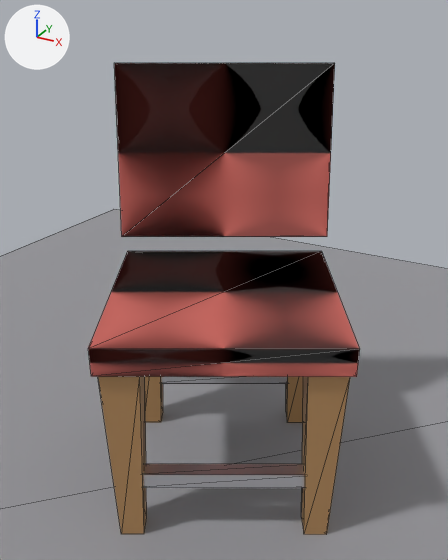
One commit to the glTF model tests/browser/fixtures/m4-variants/chair_normal_texture.glb: the scene before it, then after it.
The view is the same before and after, from a 50 mm camera at (0.601, -1.095, 1.056) aimed at (-0.008, 0.014, 0.502). The lights are fixed; the arrows at upper left show +X, +Y and +Z. The older version comes first. Mesh edges are drawn as thin lines. Where no turn or scale is listed for an object, it has been applied to the vertices. Vertices at exactly the same position are counted once.

The first picture shows 'Back', 'Floor', 'LegBL', 'LegBR', 'LegFL', 'LegFR', 'Rails', 'Seat'.
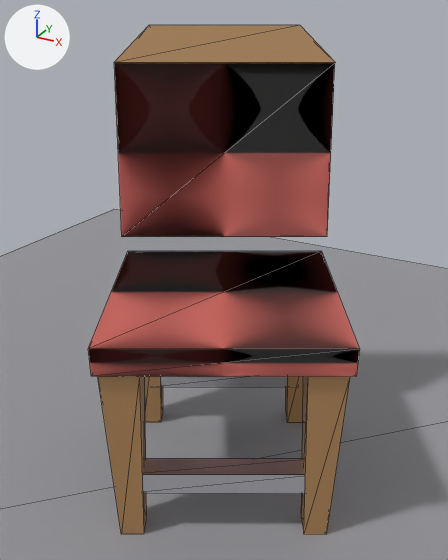
Boxes [x1, y1, x2, y2] around the edits, measured in the pictures (448 x 560 px; the box of a moved part takes in the faces that stretch with it):
'Crest', added (orange): after [114, 25, 335, 63]
'Rails', reshaped: before [143, 377, 305, 488]; after [143, 377, 305, 494]
part 1 of me_rails, moved or reshaped: before [143, 464, 305, 488]; after [143, 459, 305, 494]
part 2 of me_rails, moved or reshaped: before [161, 377, 287, 384]; after [161, 377, 288, 388]

Edits to the bpy script that builds the scene:
```text
Change me_rails:
    used by ob_rails; location = (0.0, 0.0, 0.14)
    remove me_rails.from_pydata(...)  # 16 vertices, 24 faces; spans x -0.28..0.28, y -0.287..0.287, z -0.018..0.018
    add me_rails.from_pydata(...)  # 16 vertices, 24 faces; spans x -0.283..0.283, y -0.293..0.293, z -0.025..0.025
    me_rails part 1
    me_rails.vertices[0].co: (0.28, -0.095, -0.018) -> (0.283, -0.102, -0.025)
    me_rails.vertices[1].co: (0.263, -0.064, -0.018) -> (0.259, -0.058, -0.025)
    me_rails.vertices[2].co: (0.263, -0.064, 0.018) -> (0.259, -0.058, 0.025)
    me_rails.vertices[3].co: (0.28, -0.095, 0.018) -> (0.283, -0.102, 0.025)
    me_rails.vertices[4].co: (-0.088, -0.256, -0.018) -> (-0.092, -0.249, -0.025)
    me_rails.vertices[5].co: (-0.071, -0.287, -0.018) -> (-0.068, -0.293, -0.025)
    me_rails.vertices[6].co: (-0.071, -0.287, 0.018) -> (-0.068, -0.293, 0.025)
    me_rails.vertices[7].co: (-0.088, -0.256, 0.018) -> (-0.092, -0.249, 0.025)
    me_rails part 2
    me_rails.vertices[8].co: (0.088, 0.256, -0.018) -> (0.092, 0.249, -0.025)  # not seen -> pixel (298, 387)
    me_rails.vertices[9].co: (0.071, 0.287, -0.018) -> (0.068, 0.293, -0.025)
    me_rails.vertices[10].co: (0.071, 0.287, 0.018) -> (0.068, 0.293, 0.025)
    me_rails.vertices[11].co: (0.088, 0.256, 0.018) -> (0.092, 0.249, 0.025)
    me_rails.vertices[12].co: (-0.28, 0.095, -0.018) -> (-0.283, 0.102, -0.025)
    me_rails.vertices[13].co: (-0.263, 0.064, -0.018) -> (-0.259, 0.058, -0.025)  # not seen -> pixel (150, 387)
    me_rails.vertices[14].co: (-0.263, 0.064, 0.018) -> (-0.259, 0.058, 0.025)
    me_rails.vertices[15].co: (-0.28, 0.095, 0.018) -> (-0.283, 0.102, 0.025)
Add me_crest:
    me_crest.from_pydata([(0.236, 0.089, -0.035), (0.208, 0.141, -0.044), (0.139, 0.1, 0.037), (0.153, 0.074, 0.042), (-0.231, -0.099, -0.044), (-0.202, -0.151, -0.035), (-0.145, -0.089, 0.042), (-0.159, -0.063, 0.037)], [], [(0, 1, 2), (0, 2, 3), (4, 5, 6), (4, 6, 7), (6, 3, 2), (6, 2, 7), (4, 1, 0), (4, 0, 5), (5, 0, 3), (5, 3, 6), (1, 4, 7), (1, 7, 2)])
    me_crest.materials.append(mat_oak)  # orange #b38959
Add ob_crest:
    ob_crest = bpy.data.objects.new('Crest', me_crest)
    ob_crest.location = (-0.127, 0.233, 0.977)
```
